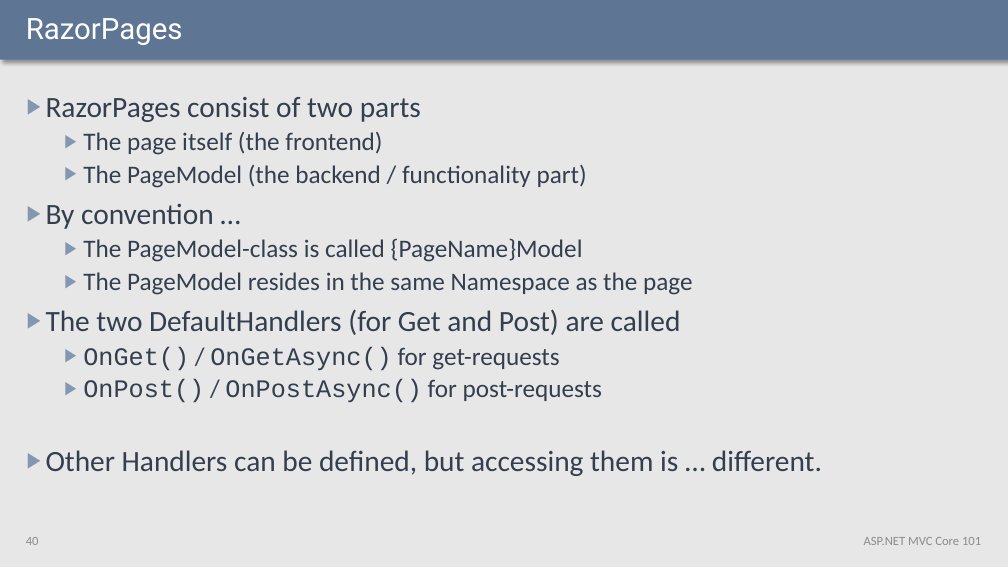
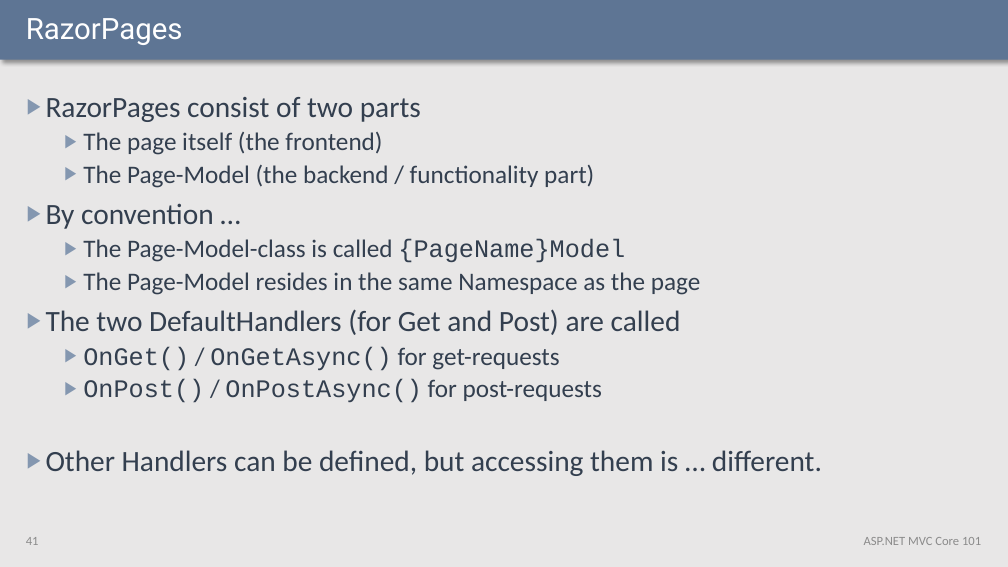
Before and after one commit to fjeller/Smarthouse.AspnetCore.Samples, a slide deck: slide 41 of __Slides/ASPNET.Core.101b.pptx (slide 40 before the commit). Drawn at 1008x567 pixels with LibreOffice and Linux fonts; fonts in the diff are those of the drawing. Boxes give left, top, right and bottom in pixels: in the first picture for what was removed or moved away, otherwise in the second. Text is boxed around its words. In the diff, an @@ line names an element or a change of style, - is before the commit and + after.

```diff
--- a/__Slides/ASPNET.Core.101b.pptx
+++ b/__Slides/ASPNET.Core.101b.pptx
@@ text at (x1=83, y1=165, x2=594, y2=188): text changed @@
-  ▶ The PageModel (the backend / functionality part)
+  ▶ The Page-Model (the backend / functionality part)
@@ text at (x1=83, y1=239, x2=700, y2=295): text changed @@
-  ▶ The PageModel-class is called {PageName}Model
-  ▶ The PageModel resides in the same Namespace as the page
+  ▶ The Page-Model-class is called {PageName}Model
+  ▶ The Page-Model resides in the same Namespace as the page
@@ page number at (x1=26, y1=537, x2=39, y2=545): text changed @@
-40
+41
```
Also in this commit, not shown: 6 other slides changed, 11 slides added.
